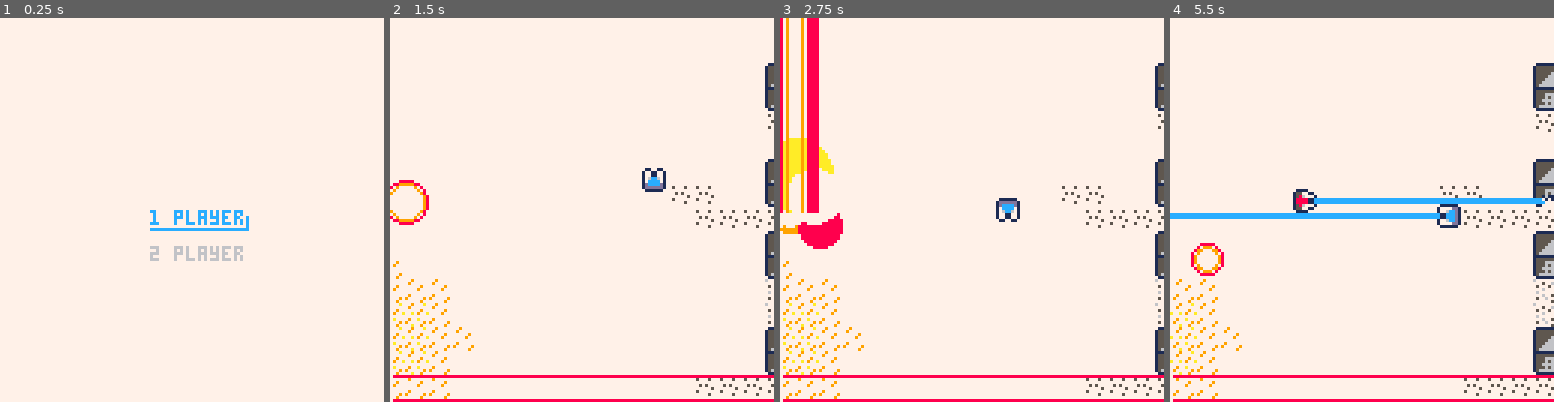
Above: before the commit, frames 1-4 (left to right).
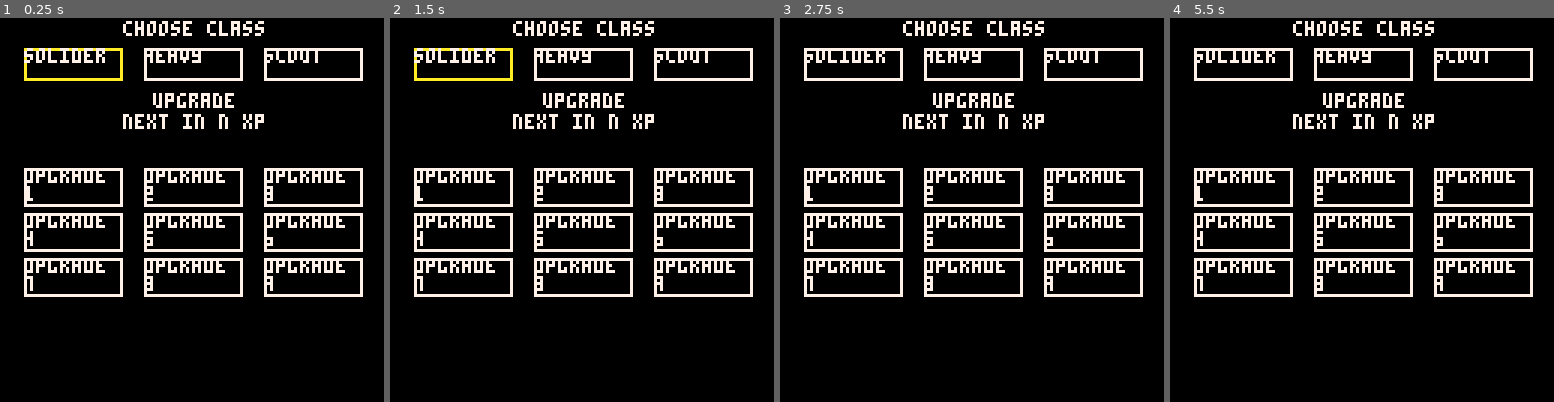
Above: after the commit, the same moments.

Repository: rdelos747/pico8
Game: PICO-8 cartridge mech.p8
The game is run twice, just before and just after one commit, with the same random seed, the same clock (stepped at 60 frames per second) and the same inputs.
Inputs:
- Up to frame 1 (0.25 s): no input
- Up to frame 2 (1.5 s): tap O (Z key) at 0.33, 0.7, 1.43 s; tap X (X key) at 1.07 s
- Up to frame 3 (2.75 s): hold Left 1.97-2.37 s; tap X (X key) at 2.07, 2.4, 2.73 s; tap O (Z key) at 2.22 s; hold Down from 2.42 s (still down)
- Up to frame 4 (5.5 s): release Down at 2.82 s; hold Right 2.87-3.53 s; tap X (X key) every 0.33 s from 3.07 to 5.4 s; tap O (Z key) at 3.1, 3.98, 4.87 s; hold Up 3.58-4.08 s; hold Right 4.13-4.53 s; hold Down 4.58-5.08 s; hold Left from 5.13 s (still down)

The runs differ from the first frame. In frame 1, 89% of the frame differs, in the area x 0-100%, y 0-100%; in frame 2, 89%; in frame 3, 89%; in frame 4, 89%.

Commit message:
Mon May  6 23:57:04 EDT 2019

Diff:
--- a/mech.p8
+++ b/mech.p8
@@ -14,6 +14,9 @@
 e_spawn_t=1
 e_spawn_t_max=100
 max_enemies=10
+hud_col=0
+hud_h=8
+hp_block=10
 
 --game
 --0:start,1:game
@@ -21,8 +24,10 @@
 
 --start menu
 sm={
-pl=1,
+point=1,
 press=f,
+boxes={},
+tim=0
 }
 
 --cam
@@ -46,6 +51,9 @@
 drr={0,-1},
 sp=1,
 lzr=0,
+dam=0,
+max_hp=5,
+hp=0
 }
 
 --arrays
@@ -65,41 +73,147 @@
 end
 
 function _init()
+	--get menu boxes
+
+	local r1=10
+	local r2=50
+	local r3=65
+	local r4=80
+
+	--row 1
+	add(sm.boxes,{
+		s="solider",x=0,y=0
+	})
+	add(sm.boxes,{
+		s="heavy",x=0,y=0
+	})
+	add(sm.boxes,{
+		s="scout",x=0,y=0
+	})
+	-- row 2
+	add(sm.boxes,{
+		s="upgrade\n1",x=0,y=0
+	})
+	add(sm.boxes,{
+		s="upgrade\n2",x=0,y=0
+	})
+	add(sm.boxes,{
+		s="upgrade\n3",x=0,y=0
+	})
+	-- row 3
+	add(sm.boxes,{
+		s="upgrade\n4",x=0,y=0
+	})
+	add(sm.boxes,{
+		s="upgrade\n5",x=0,y=0
+	})
+	add(sm.boxes,{
+		s="upgrade\n6",x=0,y=0
+	})
+	-- row 4
+	add(sm.boxes,{
+		s="upgrade\n7",x=0,y=0
+	})
+	add(sm.boxes,{
+		s="upgrade\n8",x=0,y=0
+	})
+	add(sm.boxes,{
+		s="upgrade\n9",x=0,y=0
+	})
+
+end
+
+function restart()
+	-- clear everything from tables
+	-- can i just set array={}?
+	-- i dont trust it :(
+	for e in all(enemies) do
+		del(enemies,e)
+	end
+	for e in all(xplsns) do
+		del(xplsns,e)
+	end
+	for b in all(bldngs) do
+		del(bldngs,b)
+	end
+	for l in all(lzrs) do
+		del(lzrs,l)
+	end
+	for s in all(sky_lns) do
+		del(sky_lns,s)
+	end
+	camera(0,0)
+	mode=0
 end
 
 --draw
 function _draw()
 	cls()
+	if(mode==0)start_draw()
+	if(mode==1)game_draw()
+end
+
+function start_draw()
+	//draw_grid()
+	-- rows
+	local r1=1
+	local r2=10
+	print("choose class",41,1,7)
+	print("upgrade",51,25,7)
+	print("next in n xp",41,32,7)
+	local cols={8,48,88}
+	local rows={10,50,65,80}
+	local h_sm=10
+	local h_lg=12
+	local idx=1
+	for r in all(rows) do
+	for c in all(cols) do
+		local h=h_lg
+		local b_col=7
+		local txt=sm.boxes[idx]
+		if(idx<4)h=h_sm
+		if idx==sm.point and
+				sm.tim>10 then
+			b_col=10
+		end
+		rect(c,r,c+32,r+h,b_col)
+		print(txt.s,c+txt.x,r+txt.y,7)
+		idx+=1
+	end end
+	--[[
+	for i=1,#sm.boxes do
+		local b=sm.boxes[i]
+		local b_col=7
+		if i==sm.point and
+				sm.tim>10 then
+			b_col=10
+		end
+		rect(b.x,b.y,b.x+32,b.y+b.h,b_col)
+	end
+	--]]
+end
+
+--debug
+function draw_grid()
+	for i=1,16 do
+		line(i*8,0,i*8,127,1)
+		line(0,i*8,127,i*8,1)
+	end
+	for i=1,8 do
+		line(i*16,0,i*16,127,2)
+		line(0,i*16,127,i*16,2)
+	end
+end
+
+function game_draw()
+	--bk/cam
 	rectfill(cam.x-2,cam.y-2,
 		cam.x+130,cam.y+130,bk_col)
 	camera(cam.x,cam.y)
-	if(mode==0)start_draw()
-	if(mode==1)game_draw()
-end
-
-function start_draw()
-	if sm.pl==1 then
-		line(50,70,81,70,12)
-		line(82,70,82,66,12)
-		print("1 player", 50,64,12)
-		print("2 player", 50,76,6)
-	else
-		line(50,82,81,82,11)
-		line(82,82,82,78,11)
-		print("1 player", 50,64,6)
-		print("2 player", 50,76,11)
-	end
-end
-
-function game_draw()
+	--map
 	m_x=flr(cam.x/8)-1
 	m_y=flr(cam.y/8)-1
 	map(m_x,m_y,m_x*8,m_y*8,18,17)
-	--hud
-	line(cam.x+1,cam.y+127,
-		cam.x+127,cam.y+127,8)
-	line(cam.x+1,cam.y+119,
-		cam.x+127,cam.y+119,8)
 	--lazers
 	for l in all(lzrs) do
 		line(l.x1,l.y1,l.x2,l.y2,lzr_col)
@@ -109,8 +223,10 @@
 			l.y2-1)
 	end
 	--player
-	spr(pp.sp,pp.x-4,pp.y-4,
-		1,1,pp.rot[1],pp.rot[2])
+	if flr(pp.dam)%2 ==0 then
+		spr(pp.sp,pp.x-4,pp.y-4,
+			1,1,pp.rot[1],pp.rot[2])
+	end
 	--enemies
 	for e in all(enemies) do
 		if e.spawn_t>0 then
@@ -138,6 +254,32 @@
 			y-=8
 		end
 	end
+	--hud
+	draw_hud()
+end
+
+function draw_hud()
+	local hud_t=cam.y+(127-hud_h)
+	rectfill(cam.x,hud_t,
+		cam.x+127,hud_t+8,0)
+	print("hp:",cam.x+2,hud_t+2,7)
+	print(pp.hp*hp_block,cam.x+100,hud_t+2,7)
+	--hp background
+	rectfill(cam.x+15,hud_t+2,
+		cam.x+15+(pp.max_hp*hp_block),
+		hud_t+6,1)
+	--hp foreground
+	rectfill(cam.x+15,hud_t+2,
+		cam.x+15+(pp.hp*hp_block),
+		hud_t+6,8)
+	--damage block
+	if flr(pp.dam)%2 != 0 then
+		rectfill(
+			cam.x+15+((pp.hp)*hp_block),
+			hud_t+2,
+			cam.x+15+((pp.hp+1)*hp_block),
+			hud_t+6,10)
+	end
 end
 
 function _update()
@@ -148,27 +290,42 @@
 
 function start_update()
 	if not sm.press then
-		if btn(3) and sm.pl<2 then
-			sm.pl=2
+		if btn(3) and sm.point<10 then
+			sm.point+=3
 			sm.press=t
-			shake_s()
-		elseif btn(2) and sm.pl>1 then
-			sm.pl=1
+		elseif btn(2) and sm.point>3 then
+			sm.point-=3
 			sm.press=t
-			shake_s()
-		end
+		elseif btn(0) and sm.point%3 != 1 then
+			sm.point-=1
+			sm.press=t
+		elseif btn(1) and sm.point%3 != 0 then
+			sm.point+=1
+			sm.press=t
+		end
+		if(sm.press)sm.tim=20
 	elseif not btn(2) and
-								not btn(3) then
+								not btn(3) and
+								not btn(0) and
+								not btn(1) then
 		sm.press=f
 	end
 	if btn(4) or btn(5) then
-		mode=1
-		game_init()
+		//mode=1
+		//game_init()
+	end
+	if sm.tim>0 then
+		sm.tim-=1
+	else
+		sm.tim=20
 	end
 end
 
 --game
 function game_init()
+	pp.hp=pp.max_hp
+	pp.dam=0
+	pp.lzr=0
 	// start comment for test
 	cam.x=rand(0,xmx)
 	cam.y=rand(0,ymx)
@@ -243,6 +400,11 @@
 		end
 	end
 
+	--player damage
+	if pp.dam>0 then
+		pp.dam-=0.5
+	end
+
 	if pp.lzr > 0 then
 		pp.lzr-=1
 	elseif press_lzr then
@@ -273,6 +435,14 @@
 		end
 	end
 	return mv
+end
+
+function damage_player()
+	if pp.dam == 0 then
+		pp.dam=50
+		pp.hp-=1
+	end
+	if(pp.hp==0)restart()
 end
 
 function inside_obj(x,y,o)
@@ -322,6 +492,7 @@
 				draw=f
 				create_explosion(l.x2,l.y2,t)
 				shake_l()
+				damage_player()
 			end
 		else
 			for e in all(enemies) do
